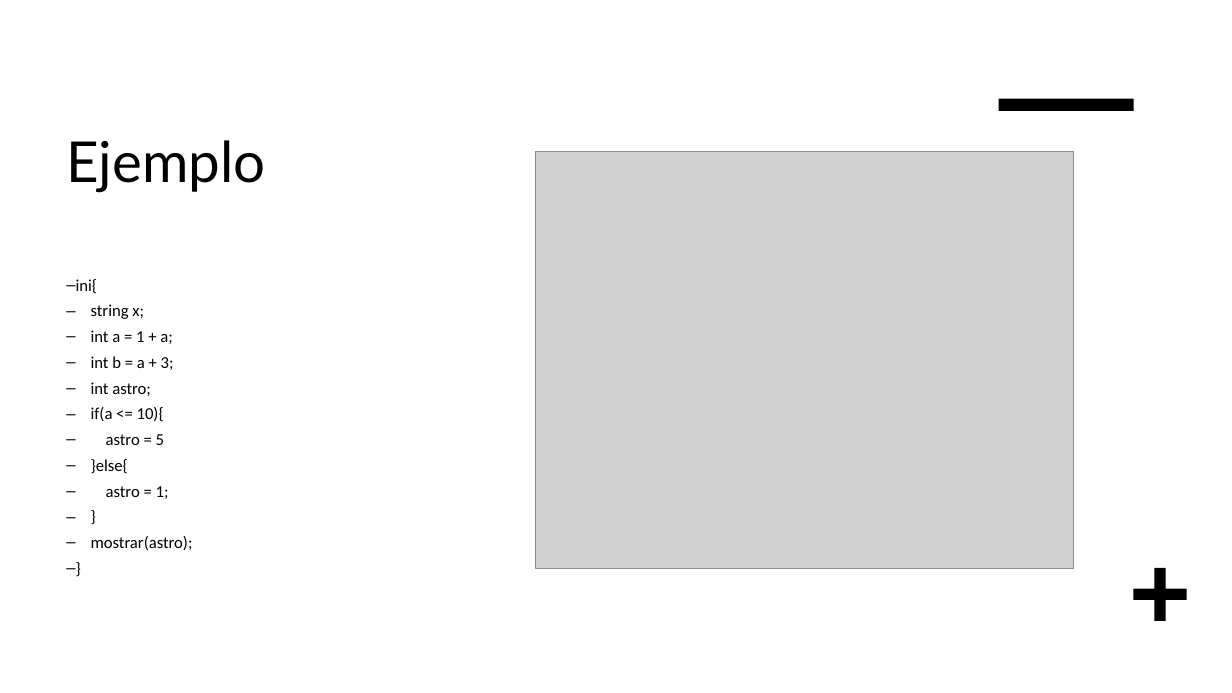
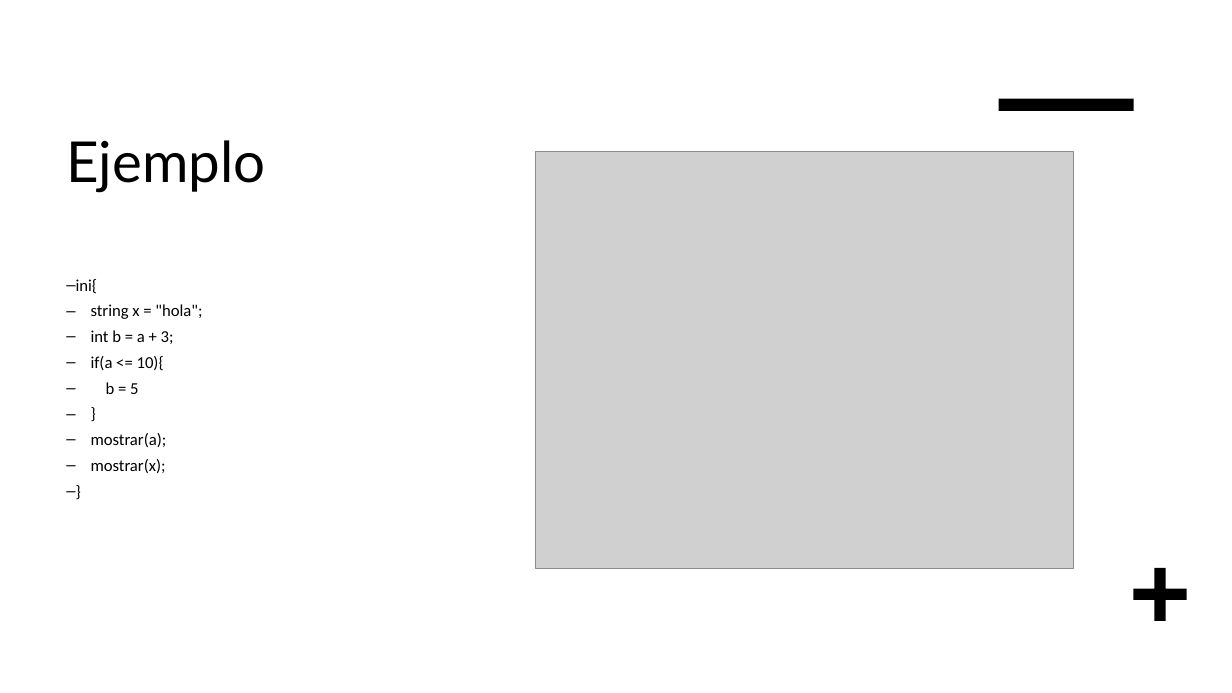
Before and after one commit to joseocio192/Compilador-para-lenguaje-llamado-ini, a slide deck: slide 3 of doc/compilador.pptx. Drawn at 1232x693 pixels with LibreOffice and Linux fonts; fonts in the diff are those of the drawing; grey boxes stand for pictures. Boxes give left, top, right and bottom in pixels: in the first picture for what was removed or moved away, otherwise in the second. Text is boxed around its words. In the diff, an @@ line names an element or a change of style, - is before the commit and + after.

```diff
--- a/doc/compilador.pptx
+++ b/doc/compilador.pptx
@@ text at (91, 304, 202, 319): text changed @@
-– string x;
-– int a = 1 + a;
+– string x = "hola";
@@ text at (91, 382, 151, 396): paragraph removed @@
-– int astro;
@@ text at (106, 382, 138, 394): text changed @@
-– astro = 5
-– }else{
-– astro = 1;
+– b = 5
@@ text at (91, 433, 167, 473): text changed @@
-– mostrar(astro);
+– mostrar(a);
+– mostrar(x);
```
Also in this commit, not shown: 1 other slide changed, 1 slide added, 1 slide removed, 22 other files.
